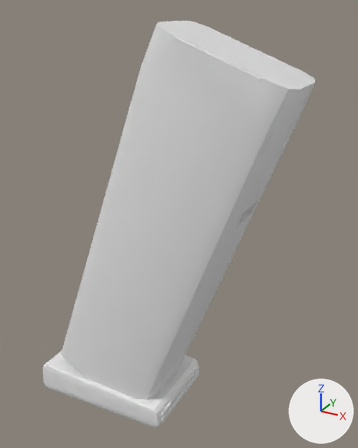
One commit to the FBX model assets/guns/Pistol/Pistol_MagEmpty.fbx: the scene before it, then after it.
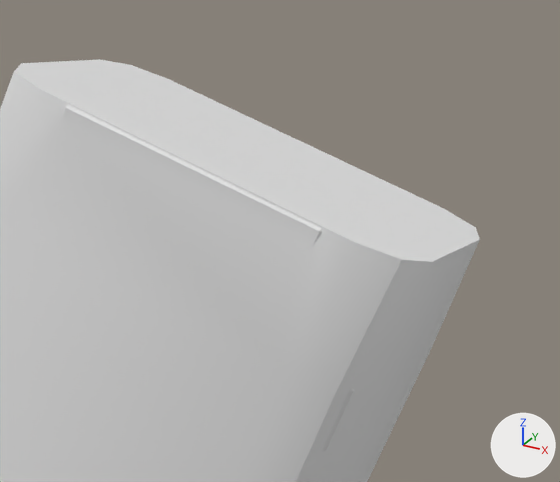
Each version appears first whole from a camera (50 mm lens) standing at (0.0408, -0.0988, 0.0085) and looking at (-0.0159, 0.0044, -0.0431), and next in a close-up on the part from 42% to 96% of the width and 0% to 37% of the height. The lights are fixed; the arrows at lower right show +X, +Y and +Z. The last two pictures show the newer version. Where no turn or scale is listed for an object, it has been applied to the vertices.

In view in the first close-up: 'MagFollower', 'Magazine'.
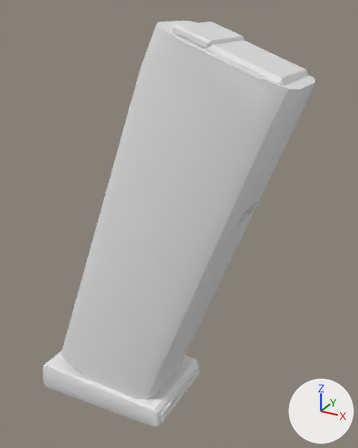
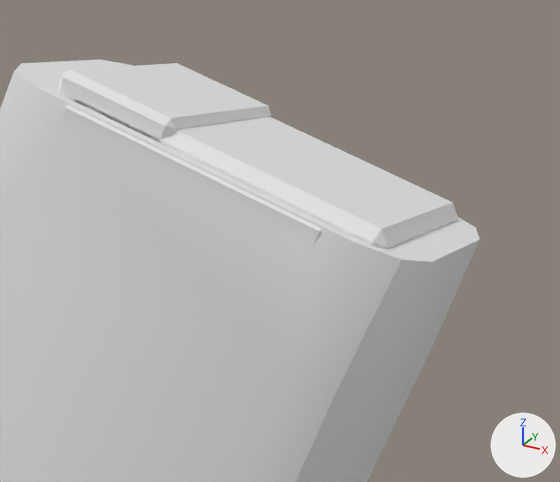
Edits to the bpy script that builds the scene:
```text
Change me_magfollower:
    used by ob_magfollower; location = (0.0294, 0.0, 0.0787)
    remove me_magfollower.from_pydata(...)  # 24 vertices, 26 faces; spans x -0.0467..-0.018, y -0.0095..0.0095, z -0.0969..-0.0817
    add me_magfollower.from_pydata(...)  # 48 vertices, 88 faces; spans x -0.0319..-0.0083, y -0.0088..0.0088, z -0.0638..-0.0508
    me_magfollower part 1
    32 vertices are added at x -0.0319..-0.0083, y -0.0088..0.0088, z -0.0638..-0.0508
    8 new vertices lie (0.0, 0.0166, 0.0) away from vertices in x -0.0319..-0.023, y -0.0083, z -0.0559..-0.0508
    8 new vertices lie (0.0, 0.016, 0.0) away from vertices in x -0.0318..-0.0083, y -0.008, z -0.0638..-0.0519
    88 new faces join them
    other edits to the shape of me_magfollower do not show in these pictures
Change ob_magfollower:
    ob_magfollower.location: (0.0294, 0.0, 0.0787) -> (0.021, 0.0, 0.0562)
```

Pixel boxes [x1, y1, x2, y2] of what changed, in the close-ups (560 x 482 px):
'MagFollower', reshaped, moved: before [322, 389, 355, 451]; after [56, 63, 458, 249]
part 1 of me_magfollower, added: after [56, 63, 458, 249]
